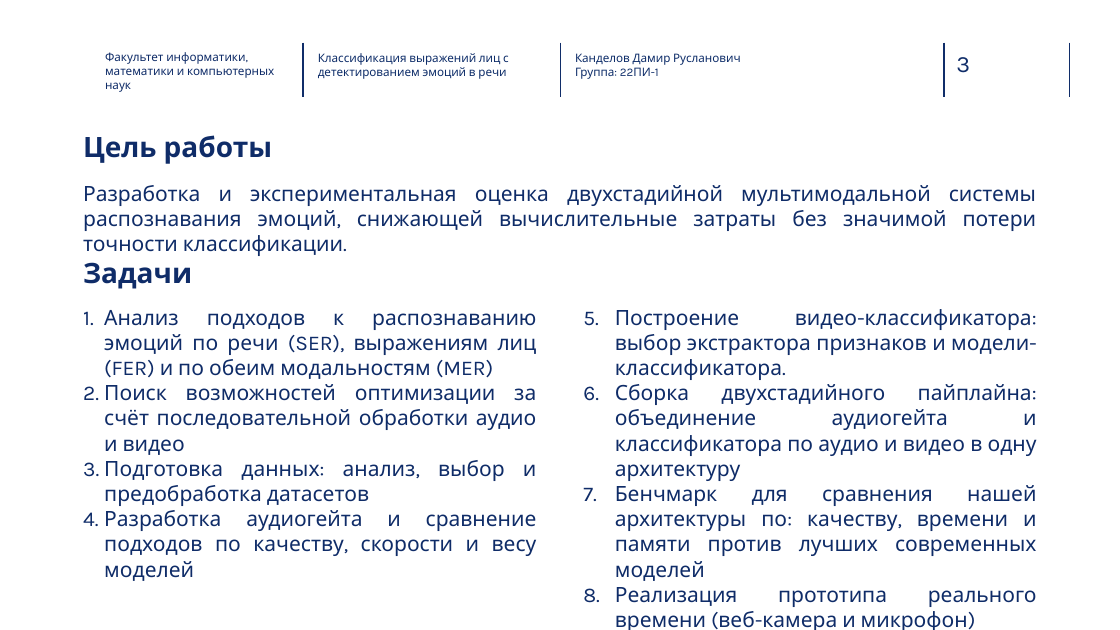
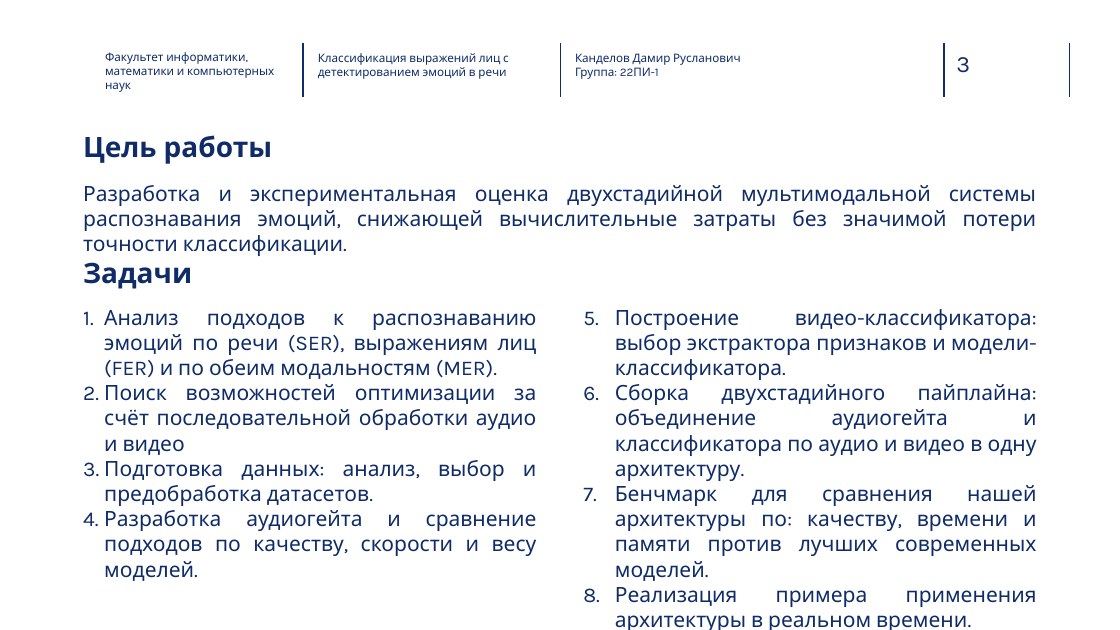
Before and after one commit to Kaparya/Classification-of-Facial-Expressions, a slide deck: slide 3 of Diploma_presentation.pptx. Drawn at 1120x630 pixels with LibreOffice and Linux fonts; fonts in the diff are those of the drawing; background and template pictures are left out. Boxes give left, top, right and bottom in pixels: in the first picture for what was removed or moved away, otherwise in the second. Text is boxed around its words. In the diff, an @@ line names an element or a change of style, - is before the commit and + after.

Commit message:
Final presentation version

```diff
--- a/Diploma_presentation.pptx
+++ b/Diploma_presentation.pptx
@@ text at (x1=104, y1=310, x2=537, y2=379): text changed @@
-1. Анализ подходов к распознаванию эмоций по речи (SER), выражениям лиц (FER) и по обеим модальностям (MER)
+1. Анализ подходов к распознаванию эмоций по речи (SER), выражениям лиц (FER) и по обеим модальностям (MER).
@@ text at (x1=615, y1=384, x2=1037, y2=630): text changed @@
-6. Сборка двухстадийного пайплайна: объединение аудиогейта и классификатора по аудио и видео в одну архитектуру
-7. Бенчмарк для сравнения нашей архитектуры по: качеству, времени и памяти против лучших современных моделей
-8. Реализация прототипа реального времени (веб-камера и микрофон)
+6. Сборка двухстадийного пайплайна: объединение аудиогейта и классификатора по аудио и видео в одну архитектуру.
+7. Бенчмарк для сравнения нашей архитектуры по: качеству, времени и памяти против лучших современных моделей.
+8. Реализация примера применения архитектуры в реальном времени.
@@ text at (x1=104, y1=460, x2=537, y2=581): text changed @@
-3. Подготовка данных: анализ, выбор и предобработка датасетов
-4. Разработка аудиогейта и сравнение подходов по качеству, скорости и весу моделей
+3. Подготовка данных: анализ, выбор и предобработка датасетов.
+4. Разработка аудиогейта и сравнение подходов по качеству, скорости и весу моделей.
```
Also in this commit, not shown: 6 other slides changed, 2 slides added, 1 other file.
